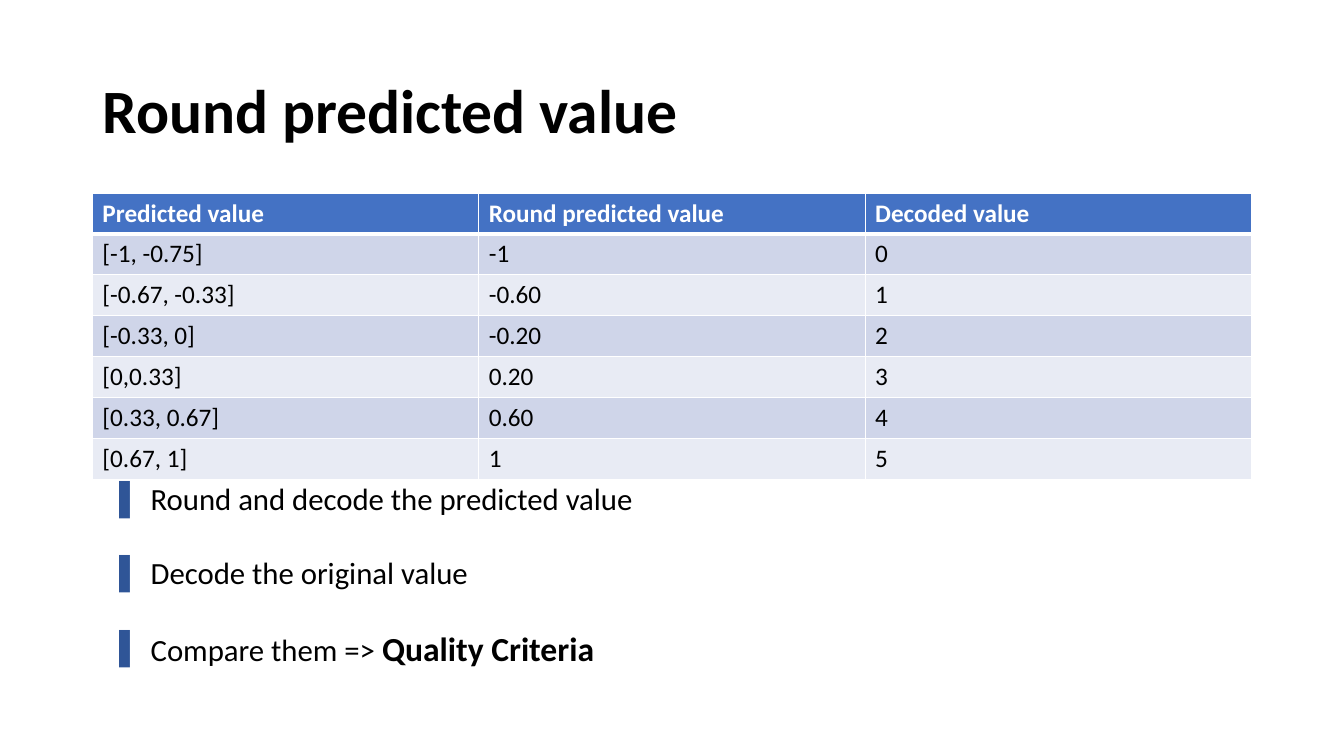
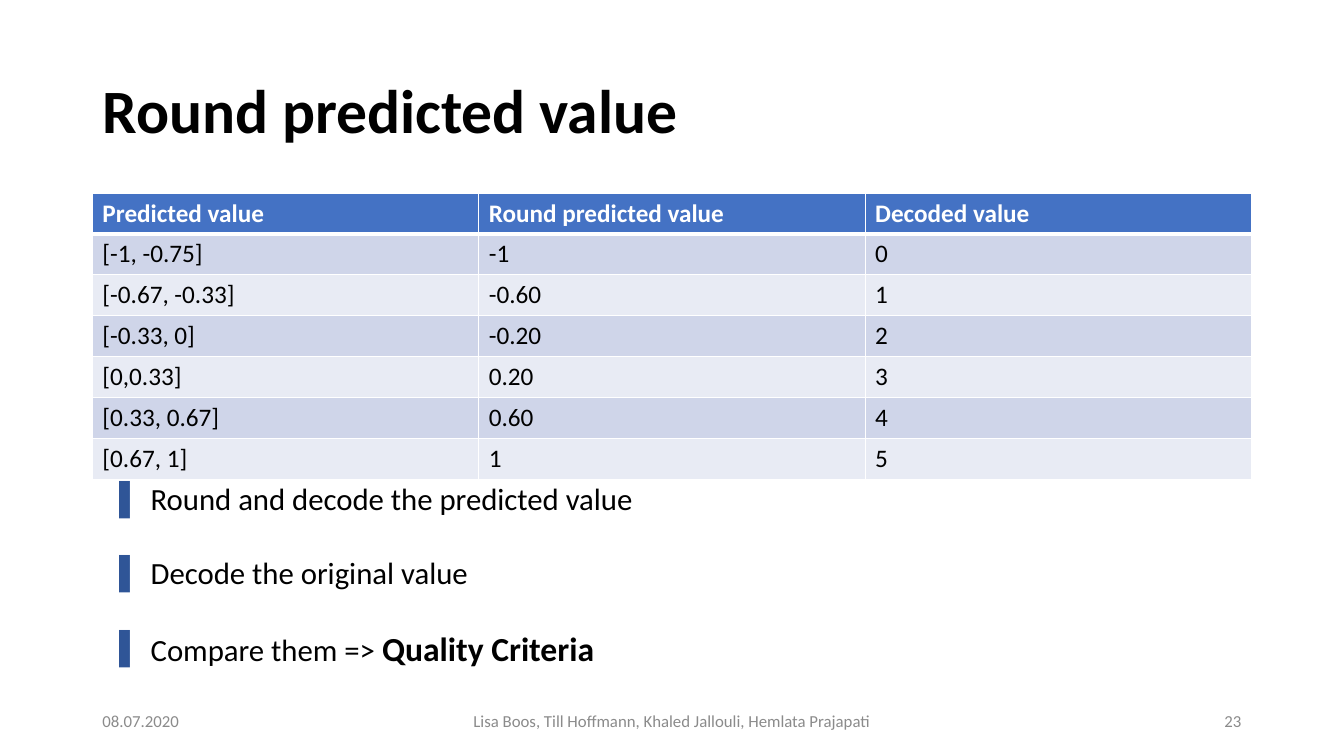
Before and after one commit to Khaledjallouli/project, a slide deck: slide 23 of Daily/sprint9/Final_Presentation_Phase_I.pptx. Drawn at 1344x756 pixels with LibreOffice and Linux fonts; fonts in the diff are those of the drawing; background and template pictures are left out. Boxes give left, top, right and bottom in pixels: in the first picture for what was removed or moved away, otherwise in the second. Text is boxed around its words. In the diff, an @@ line names an element or a change of style, - is before the commit and + after.

```diff
--- a/Daily/sprint9/Final_Presentation_Phase_I.pptx
+++ b/Daily/sprint9/Final_Presentation_Phase_I.pptx
@@ text added at [102, 715, 178, 727], 12 pt, text #8C8C8C @@
+08.07.2020
@@ text added at [473, 715, 869, 730], 12 pt, text #8C8C8C @@
+Lisa Boos, Till Hoffmann, Khaled Jallouli, Hemlata Prajapati
@@ page number added at [1224, 716, 1241, 727], 12 pt, text #8C8C8C @@
+23
```
Also in this commit, not shown: 27 other slides changed.
